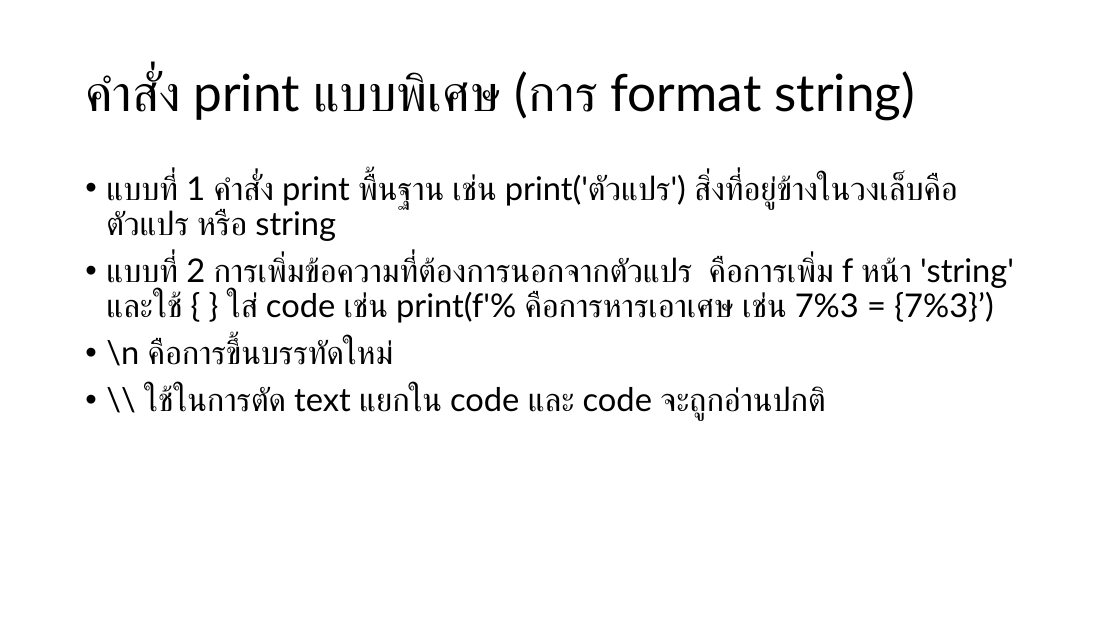
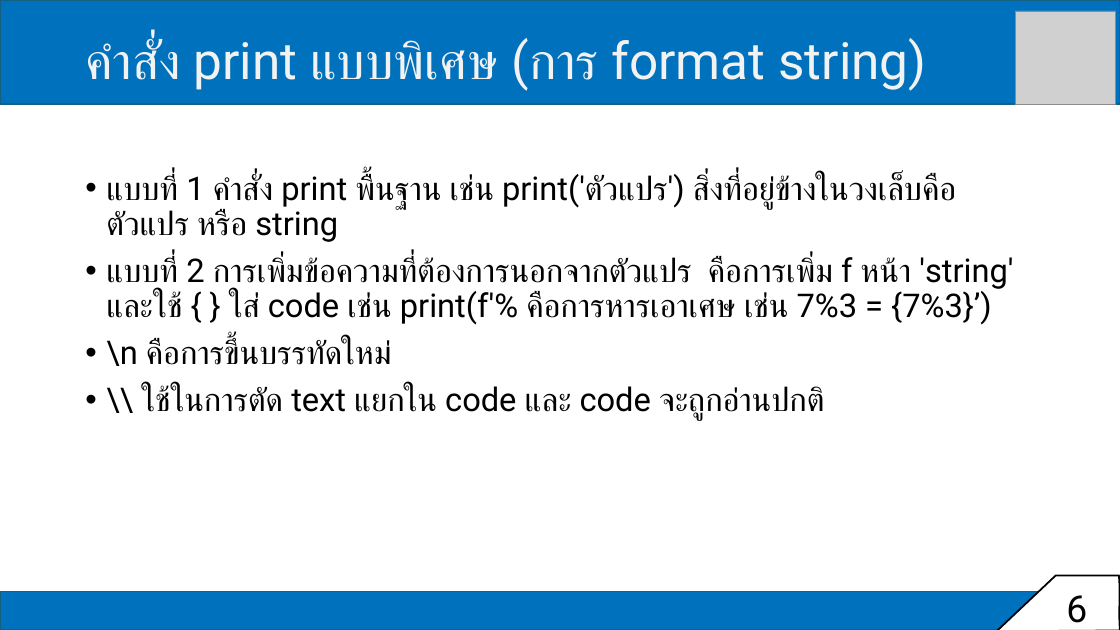
Before and after one commit to tohnperfect/Course-DS-Programming-and-Data-Viz, a slide deck: slide 6 of PPT/Class period 1.pptx. Drawn at 1120x630 pixels with LibreOffice and Linux fonts; fonts in the diff are those of the drawing; grey boxes stand for pictures. Boxes give left, top, right and bottom in pixels: in the first picture for what was removed or moved away, otherwise in the second. Text is boxed around its words. In the diff, an @@ line names an element or a change of style, - is before the commit and + after.

```diff
--- a/PPT/Class period 1.pptx
+++ b/PPT/Class period 1.pptx
@@ rectangle added at <box>0,0,1120,104</box>, fill #0071BC, outline #156082 1.5 pt @@
@@ title "คำสั่ง print แบบพิเศษ (การ format ...": place and size @@
-title "คำสั่ง print แบบพิเศษ (การ format ..." at <box>85,71,916,120</box>
+title "คำสั่ง print แบบพิเศษ (การ format ..." at <box>85,38,926,91</box>
@@ title "คำสั่ง print แบบพิเศษ (การ format ..." at <box>85,38,926,91</box>: font Lato to Roboto, text colour #000000 to #F2F2F2 @@
@@ picture added at <box>1016,11,1117,104</box> @@
@@ text "แบบที่ 1 คำสั่ง print พื้นฐาน ..." at <box>106,174,1013,420</box>: font Lato to Roboto @@
@@ rectangle added at <box>0,592,1120,630</box>, fill #0071BC, outline #156082 1.5 pt @@
@@ freeform shape added at <box>996,576,1120,630</box>, fill #FFFFFF, outline #000000 1.5 pt @@
@@ text added at <box>1066,595,1087,623</box>, 32 pt, text #000000 @@
+6
```
Also in this commit, not shown: 16 other slides changed, 2 other files.
